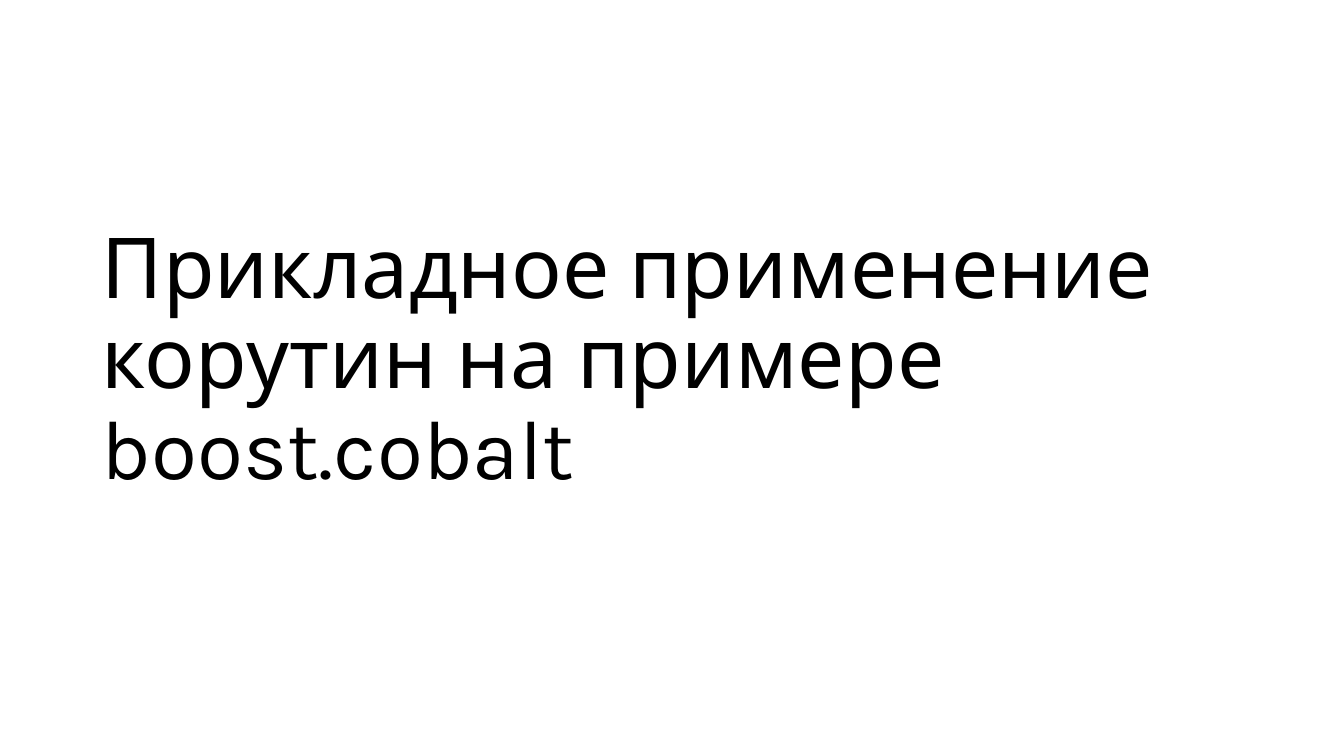
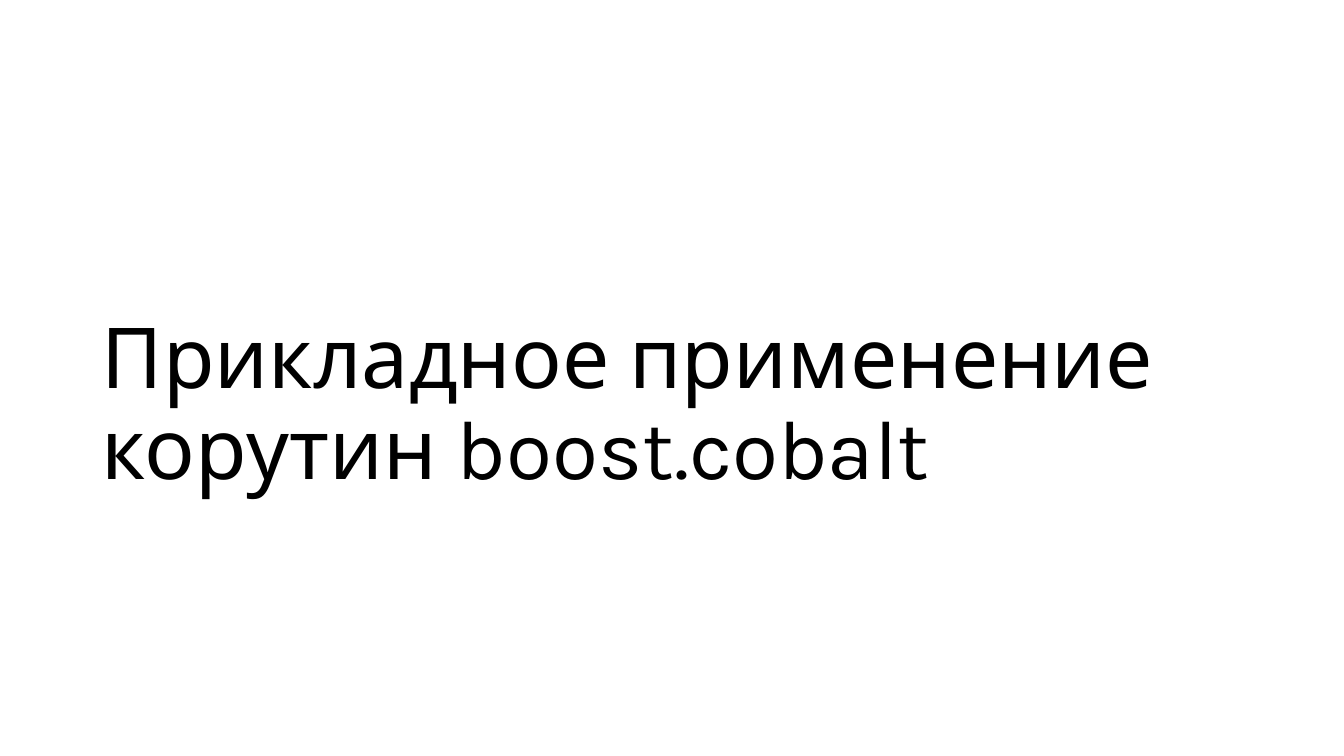
Before and after one commit to alexey-malov/pc, a slide deck: slide 87 of lectures/12/Coroutines.pptx. Drawn at 1344x756 pixels with LibreOffice and Linux fonts; fonts in the diff are those of the drawing. Boxes give left, top, right and bottom in pixels: in the first picture for what was removed or moved away, otherwise in the second. Text is boxed around its words. In the diff, an @@ line names an element or a change of style, - is before the commit and + after.

```diff
--- a/lectures/12/Coroutines.pptx
+++ b/lectures/12/Coroutines.pptx
@@ title at bbox=[102, 328, 1153, 499]: text changed @@
-Прикладное применение корутин на примере boost.cobalt
+Прикладное применение корутин boost.cobalt
```
Also in this commit, not shown: 8 other slides changed, 8 slides added, 1 slide removed, 1 other file.
